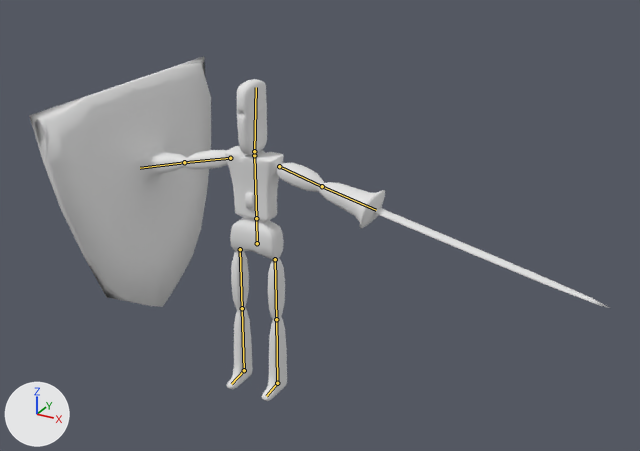
The Blender file monsters/MechaKnight_Templateblend.blend, before and after one commit.
One viewpoint serves both versions: a 50 mm camera at (40.0, -60.5, 48.4) aimed at (6.4, 0.6, 17.8). The lights are fixed; the arrows at lower left show +X, +Y and +Z. The bones that bend it are drawn over the model as lines.
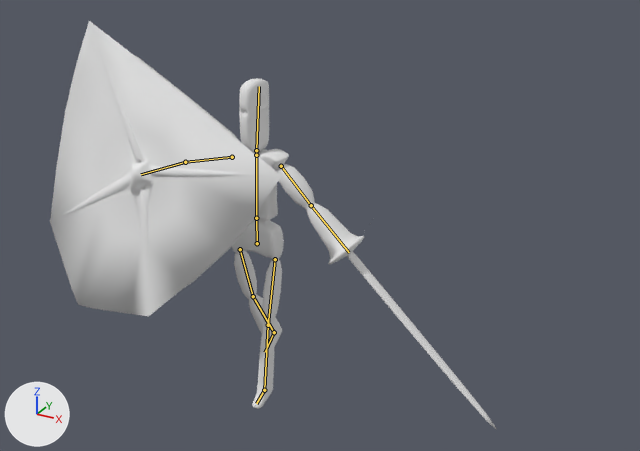
The newer file adds an action. The first version stands in its rest pose; the second is drawn at frame 0 of the action 'Walk.End'.

Where the change shows, as pixel boxes [x1, y1, x2, y2] in the pictures (640 x 451 px):
'Cube', posed (23% narrower, 18% taller)
    before: [29, 56, 610, 401]
    after: [50, 21, 497, 429]
bone 'Upper_Body', root to tip
    before: (256, 218) to (254, 155)
    after: (256, 218) to (256, 155)
bone 'Upper_LeftArm', root to tip
    before: (279, 166) to (322, 186)
    after: (281, 166) to (311, 205)
bone 'Lower_LeftArm', root to tip
    before: (322, 186) to (376, 210)
    after: (311, 205) to (349, 252)
bone 'Lower_RightArm', root to tip
    before: (184, 162) to (140, 168)
    after: (185, 162) to (141, 174)
bone 'Upper_LeftLeg', root to tip
    before: (275, 259) to (276, 319)
    after: (275, 259) to (268, 325)
bone 'Lower_LeftLeg', root to tip
    before: (276, 319) to (277, 383)
    after: (268, 325) to (264, 390)
bone 'Upper_RightLeg', root to tip
    before: (240, 249) to (242, 308)
    after: (240, 249) to (253, 296)
bone 'Lower_RightLeg', root to tip
    before: (242, 308) to (244, 370)
    after: (253, 296) to (274, 332)

What changed in the scene script:
```text
Change bone_lower_body:
    where bone_lower_body = bpy.data.objects['Armature'].pose.bones['Lower_Body']
    bone_lower_body.rotation_quaternion: (1.0, 0.0, 0.0, 0.0) -> (1.0, -0.005, 0.0, -0.009)  # degrees (0, 0, 0) -> degrees (-1, 0, -1)
Change bone_upper_body:
    where bone_upper_body = bpy.data.objects['Armature'].pose.bones['Upper_Body']  # child of 'Lower_Body'
    bone_upper_body.rotation_quaternion: (1.0, 0.0, 0.0, 0.0) -> (1.0, 0.004, -0.001, 0.005)  # degrees (0, 0, 0) -> degrees (0, 0, 1)
Change bone_upper_leftarm:
    where bone_upper_leftarm = bpy.data.objects['Armature'].pose.bones['Upper_LeftArm']  # child of 'Upper_Body'
    bone_upper_leftarm.rotation_quaternion: (1.0, 0.0, 0.0, 0.0) -> (0.963, -0.269, 0.0, 0.0)  # degrees (0, 0, 0) -> degrees (-31, 0, 0)
Change bone_lower_leftarm:
    where bone_lower_leftarm = bpy.data.objects['Armature'].pose.bones['Lower_LeftArm']  # child of 'Upper_LeftArm'
    bone_lower_leftarm.rotation_quaternion: (1.0, 0.0, 0.0, 0.0) -> (1.0, 0.0, 0.005, 0.005)  # degrees (0, 0, 0) -> degrees (0, 1, 1)
Change bone_lower_rightarm:
    where bone_lower_rightarm = bpy.data.objects['Armature'].pose.bones['Lower_RightArm']  # child of 'Upper_RightArm'
    bone_lower_rightarm.rotation_quaternion: (1.0, 0.0, 0.0, 0.0) -> (0.712, 0.246, -0.223, 0.619)  # degrees (0, 0, 0) -> degrees (5, -38, 80)
Change bone_upper_leftleg:
    where bone_upper_leftleg = bpy.data.objects['Armature'].pose.bones['Upper_LeftLeg']  # child of 'Lower_Body'
    bone_upper_leftleg.rotation_quaternion: (1.0, 0.0, 0.0, 0.0) -> (0.994, -0.098, 0.0, 0.057)  # degrees (0, 0, 0) -> degrees (-11, 1, 6)
Change bone_lower_leftleg:
    where bone_lower_leftleg = bpy.data.objects['Armature'].pose.bones['Lower_LeftLeg']  # child of 'Upper_LeftLeg'
    bone_lower_leftleg.rotation_quaternion: (1.0, 0.0, 0.0, 0.0) -> (-0.989, -0.011, 0.103, 0.101)  # degrees (0, 0, 0) -> degrees (3, -12, -12)
Change bone_upper_rightleg:
    where bone_upper_rightleg = bpy.data.objects['Armature'].pose.bones['Upper_RightLeg']  # child of 'Lower_Body'
    bone_upper_rightleg.rotation_quaternion: (1.0, 0.0, 0.0, 0.0) -> (0.984, 0.0, -0.002, -0.177)  # degrees (0, 0, 0) -> degrees (0, 0, -20)
Change bone_lower_rightleg:
    where bone_lower_rightleg = bpy.data.objects['Armature'].pose.bones['Lower_RightLeg']  # child of 'Upper_RightLeg'
    bone_lower_rightleg.rotation_quaternion: (1.0, 0.0, 0.0, 0.0) -> (0.994, 0.0, 0.0, -0.108)  # degrees (0, 0, 0) -> degrees (0, 0, -12)
```
